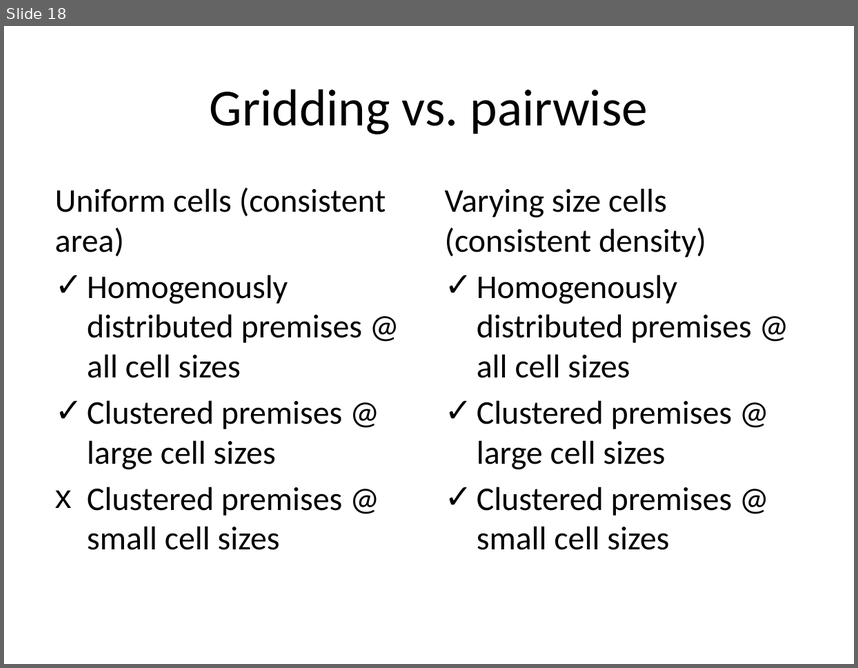
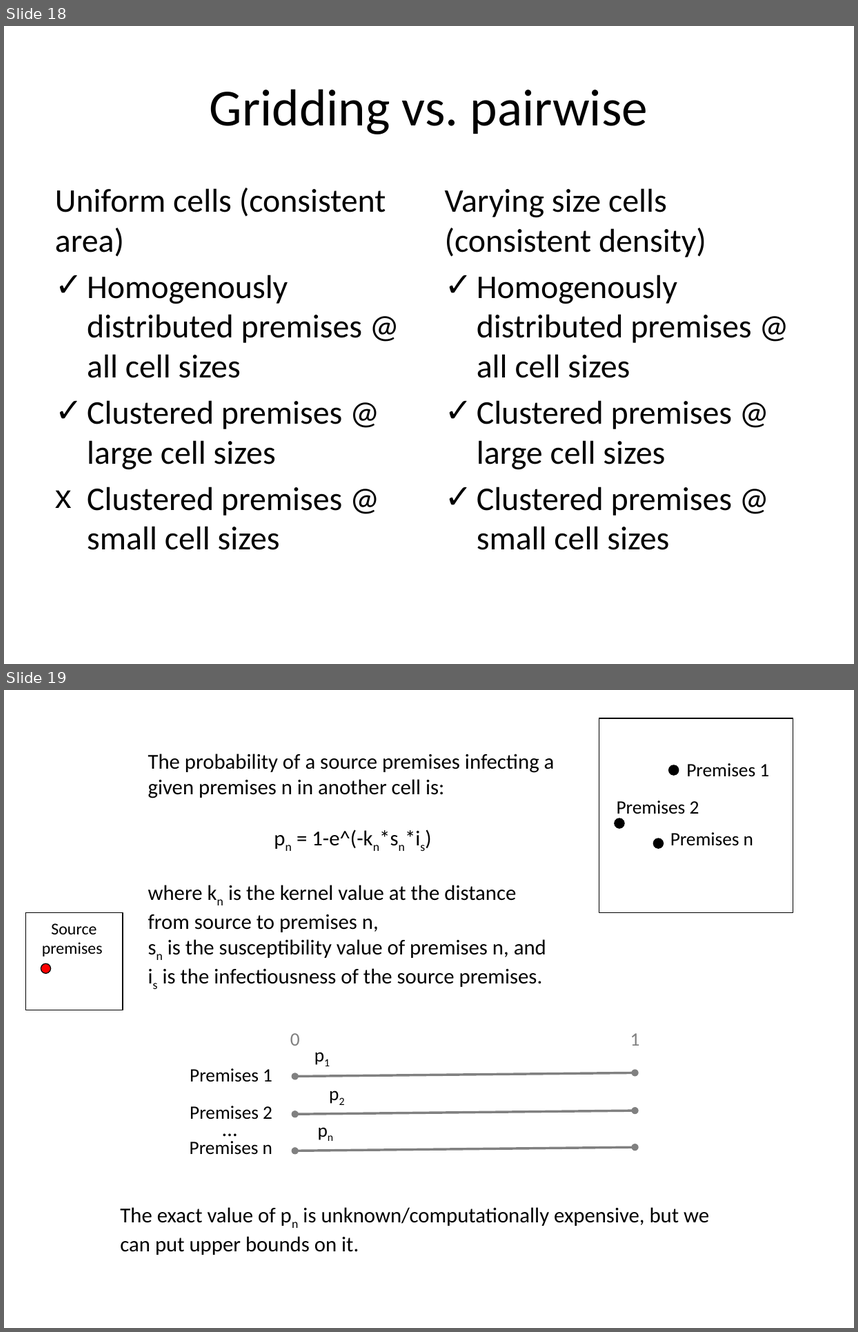
Before and after one commit to webblabb/usdosr, a slide deck: Schematics.pptx. Shown one above the other, each under a label of ours: slide 18 before the commit, slides 18 and 19 after it. The pictures are 858x668 and 858x1332 pixels, drawn with LibreOffice and Linux fonts; fonts in the diff are those of the drawing. Boxes give left, top, right and bottom in pixels: in the first picture for what was removed or moved away, otherwise in the second. Text is boxed around its words. In the diff, an @@ line names an element or a change of style, - is before the commit and + after.

Commit message:
Pairwise test wrapped into gridding
Gridding is always on. Turning pairwise algorithm on (now config 2)
adds it to the gridding algorithm for exact comparisons to the same
random numbers.

```diff
--- a/Schematics.pptx
+++ b/Schematics.pptx
@@ slide 19 added at (4,690,854,1328), background #FFFFFF @@
@@ rectangle added at (599,718,793,912), outline #000000 0.75 pt @@
@@ text added at (148,753,555,987), 18 pt, text #000000 @@
+The probability of a source premises infecting a given premises n in another cell is:
+pn = 1-e^(-kn*sn*is)
+where kn is the kernel value at the distance from source to premises n,
+sn is the susceptibility value of premises n, and
+is is the infectiousness of the source premises.
@@ ellipse added at (668,765,679,775), fill #000000, outline #000000 0.75 pt @@
@@ text added at (686,763,769,777), 16 pt, text #000000 @@
+Premises 1
@@ text added at (617,800,700,818), 16 pt, text #000000 @@
+Premises 2
@@ ellipse added at (615,818,624,829), fill #000000, outline #000000 0.75 pt @@
@@ text added at (671,832,753,846), 16 pt, text #000000 @@
+Premises n
@@ ellipse added at (653,839,664,849), fill #000000, outline #000000 0.75 pt @@
@@ rectangle added at (25,913,122,1009), outline #000000 0.75 pt @@
@@ text added at (42,923,103,956), 14 pt, text #000000 @@
+Source premises
@@ ellipse added at (41,964,51,974), fill #FF0000, outline #000000 0.75 pt @@
@@ text added at (290,1033,300,1045), 16 pt, text #808080 @@
+0
@@ text added at (304,1038,338,1070), 16 pt, text #000000 @@
+p1
@@ text added at (631,1033,640,1045), 16 pt, text #808080 @@
+1
@@ text added at (190,1068,272,1082), 16 pt, text #000000 @@
+Premises 1
@@ double arrow added from (294, 1076) to (635, 1072), #808080 2 pt @@
@@ text added at (319,1078,352,1109), 16 pt, text #000000 @@
+p2
@@ text added at (190,1105,272,1119), 16 pt, text #000000 @@
+Premises 2
@@ text added at (214,1111,252,1145), 18 pt, text #000000 @@
+…
@@ double arrow added from (294, 1114) to (635, 1110), #808080 2 pt @@
@@ text added at (308,1114,341,1145), 16 pt, text #000000 @@
+pn
@@ text added at (190,1141,272,1154), 16 pt, text #000000 @@
+Premises n
@@ double arrow added from (294, 1151) to (635, 1147), #808080 2 pt @@
@@ text added at (120,1207,709,1254), 18 pt, text #000000 @@
+The exact value of pn is unknown/computationally expensive, but we can put upper bounds on it.
```
Also in this commit, not shown: 4 slides changed, 6 other slides added, 11 other files.
